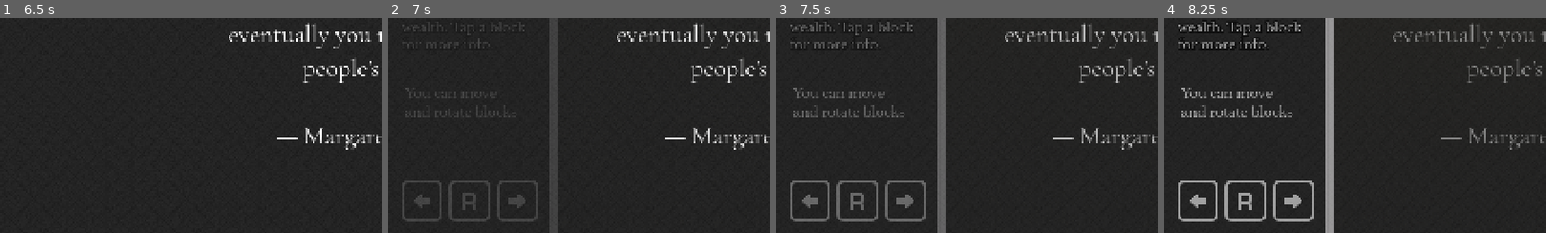
Above: before the commit, frames 1-4 (left to right).
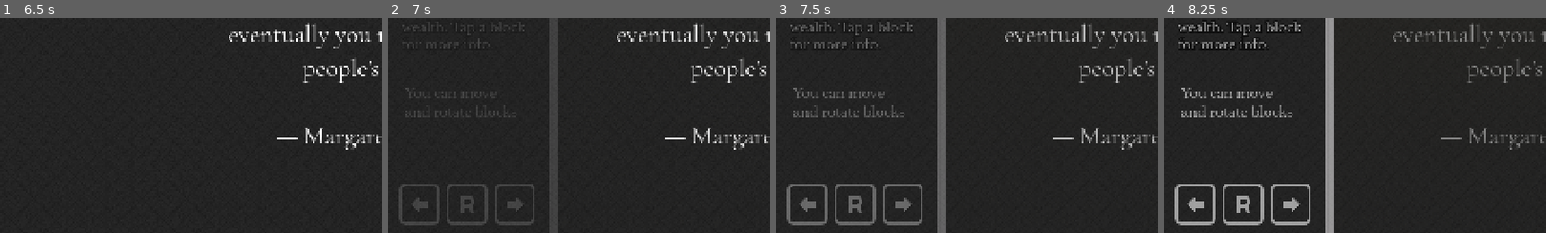
Above: after the commit, the same moments.

Repository: kksgandhi/other-peoples-money
Game: Godot game, scene res://scenes/game.tscn
Two runs of this game, one before a commit and one after it. Both use one fixed random seed, a clock stepped at 60 frames per second and the inputs below.
Inputs (mouse positions are % of the whole screen's width and height, from its top left):
- Up to frame 1 (6.5 s): click (83, 29) at 0.52 s; click (3, 95) at 1.25 s; click (7, 95) at 2 s; tap Enter at 2.75, 5.75 s; move the mouse to (72, 45) at 2.77 s; hold Right (right) 2.78-3.53 s; tap R (rotate) every 0.75 s from 2.85 to 5.85 s; click (72, 45) at 2.92 s; tap Space at 3.5 s; move the mouse to (30, 55) at 3.52 s; hold Down (down) 3.53-4.28 s; move the mouse to (60, 28) at 4.27 s; hold Right (right) 4.28-5.03 s; move the mouse to (45, 70) at 5.02 s; hold W (up) 5.03-5.78 s; click (45, 70) at 5.17 s; move the mouse to (80, 65) at 5.77 s; hold Left (left) from 5.78 s (still down)
- Up to frame 2 (7 s): release Left (left) at 6.5 s; click (10, 64) at 6.52 s
- Up to frame 3 (7.5 s): click (4, 64) at 7.27 s
- Up to frame 4 (8.25 s): click (17, 64) at 8.02 s
The pictures show only the part of the screen within x 0-50%, y 20-70%; the shares and areas given below are measured in that part.

Frame 1 is identical in both runs. In frame 2, 3.0% of the frame differs, in the area x 2-40%, y 75-97%; in frame 3, 3.2%; in frame 4, 3.3%.

Commit message:
implement left, right, rotate mobile buttons

Diff:
--- /dev/null
+++ b/game/scenes/UI/mobile_button.gd
@@ -0,0 +1,42 @@
+extends TextureButton
+
+enum ButtonType {
+  ROTATE,
+  UP,
+  DOWN,
+  LEFT,
+  RIGHT }
+
+@export var buttonType := ButtonType.ROTATE
+
+var hot := false
+func _process(delta: float) -> void:
+  if button_pressed:
+    hot = true
+    match buttonType:
+      ButtonType.ROTATE:
+        var ev := InputEventAction.new()
+        ev.action = "rotate"
+        ev.pressed = true
+        Input.parse_input_event(ev)
+      ButtonType.UP:
+        print("UP")
+      ButtonType.DOWN:
+        print("DOWN")
+      ButtonType.LEFT:
+        var ev := InputEventAction.new()
+        ev.action = "left"
+        ev.pressed = true
+        Input.parse_input_event(ev)
+      ButtonType.RIGHT:
+        var ev := InputEventAction.new()
+        ev.action = "right"
+        ev.pressed = true
+        Input.parse_input_event(ev)
+  elif hot:
+    hot = false
+    for action_type: String in ["rotate", "left", "right"]:
+      var ev := InputEventAction.new()
+      ev.action = action_type
+      ev.pressed = false
+      Input.parse_input_event(ev)
--- a/game/scenes/game.tscn
+++ b/game/scenes/game.tscn
@@ -21,6 +21,7 @@
 [ext_resource type="Texture2D" uid="uid://dc6hl8c7aj4yt" path="res://assets/images/dollar_symbol.png" id="14_f0ovq"]
 [ext_resource type="Script" uid="uid://dfam70uhdxu6w" path="res://scenes/UI/sidebar_instructions.gd" id="15_5newe"]
 [ext_resource type="Script" uid="uid://cj6c11to6qk1i" path="res://scenes/UI/SpendingInfo.gd" id="16_gfsir"]
+[ext_resource type="Script" uid="uid://bks7kir5kk4mh" path="res://scenes/UI/mobile_button.gd" id="20_bhx41"]
 [ext_resource type="Texture2D" uid="uid://rhaud71sposm" path="res://assets/images/button_prompts/keyboard_arrow_down_outline.svg" id="20_pl11u"]
 [ext_resource type="Texture2D" uid="uid://c4h7rgnnxatmn" path="res://assets/images/button_prompts/keyboard_arrow_left_outline.svg" id="21_bhx41"]
 [ext_resource type="Texture2D" uid="uid://oxn2xbvgnk4o" path="res://assets/images/button_prompts/keyboard_arrow_up_outline.svg" id="22_qnb83"]
@@ -2872,20 +2873,36 @@
 text = "Whenever you choose a topic, you'll create a block and take some wealth. Tap a block for more info."
 fit_content = true
 
-[node name="KeyboardROutline" type="Sprite2D" parent="UILayer/mobile_instructions/block_instructions"]
-position = Vector2(153.2, 414.2)
+[node name="KeyboardROutline" type="TextureButton" parent="UILayer/mobile_instructions/block_instructions"]
+offset_left = 97.0
+offset_top = 369.0
+offset_right = 161.0
+offset_bottom = 433.0
 scale = Vector2(1.6, 1.6)
-texture = ExtResource("12_jh5qb")
-
-[node name="KeyboardArrowLeftOutline" type="Sprite2D" parent="UILayer/mobile_instructions/block_instructions"]
-position = Vector2(63.2, 414.2)
+texture_normal = ExtResource("12_jh5qb")
+script = ExtResource("20_bhx41")
+
+[node name="KeyboardArrowLeftOutline" type="TextureButton" parent="UILayer/mobile_instructions/block_instructions"]
+offset_left = 7.0
+offset_top = 369.0
+offset_right = 71.0
+offset_bottom = 433.0
 scale = Vector2(1.6, 1.6)
-texture = ExtResource("21_bhx41")
-
-[node name="KeyboardArrowRightOutline" type="Sprite2D" parent="UILayer/mobile_instructions/block_instructions"]
-position = Vector2(243.2, 414.2)
+action_mode = 0
+texture_normal = ExtResource("21_bhx41")
+script = ExtResource("20_bhx41")
+buttonType = 3
+
+[node name="KeyboardArrowRightOutline" type="TextureButton" parent="UILayer/mobile_instructions/block_instructions"]
+offset_left = 187.0
+offset_top = 369.0
+offset_right = 251.0
+offset_bottom = 433.0
 scale = Vector2(1.6, 1.6)
-texture = ExtResource("23_sww3w")
+action_mode = 0
+texture_normal = ExtResource("23_sww3w")
+script = ExtResource("20_bhx41")
+buttonType = 4
 
 [node name="scroll_instructions" type="Node2D" parent="UILayer/mobile_instructions"]
 position = Vector2(0, 1)
@@ -2905,15 +2922,27 @@
 }
 autoplay = "init_hide"
 
-[node name="KeyboardArrowDownOutline" type="Sprite2D" parent="UILayer/mobile_instructions/scroll_instructions"]
-position = Vector2(153.2, 598.2)
+[node name="KeyboardArrowDownOutline" type="TextureButton" parent="UILayer/mobile_instructions/scroll_instructions"]
+offset_left = 97.0
+offset_top = 553.0
+offset_right = 161.0
+offset_bottom = 617.0
 scale = Vector2(1.6, 1.6)
-texture = ExtResource("20_pl11u")
-
-[node name="KeyboardArrowUpOutline" type="Sprite2D" parent="UILayer/mobile_instructions/scroll_instructions"]
-position = Vector2(153.2, 418.2)
+action_mode = 0
+texture_normal = ExtResource("20_pl11u")
+script = ExtResource("20_bhx41")
+buttonType = 2
+
+[node name="KeyboardArrowUpOutline" type="TextureButton" parent="UILayer/mobile_instructions/scroll_instructions"]
+offset_left = 97.0
+offset_top = 373.0
+offset_right = 161.0
+offset_bottom = 437.0
 scale = Vector2(1.6, 1.6)
-texture = ExtResource("22_qnb83")
+action_mode = 0
+texture_normal = ExtResource("22_qnb83")
+script = ExtResource("20_bhx41")
+buttonType = 1
 
 [node name="SplashLayer" type="CanvasLayer" parent="."]
 
Not shown, added: game/scenes/UI/mobile_button.gd.uid
Not shown: 1 places in game/scenes/game.tscn that only renumber resources
